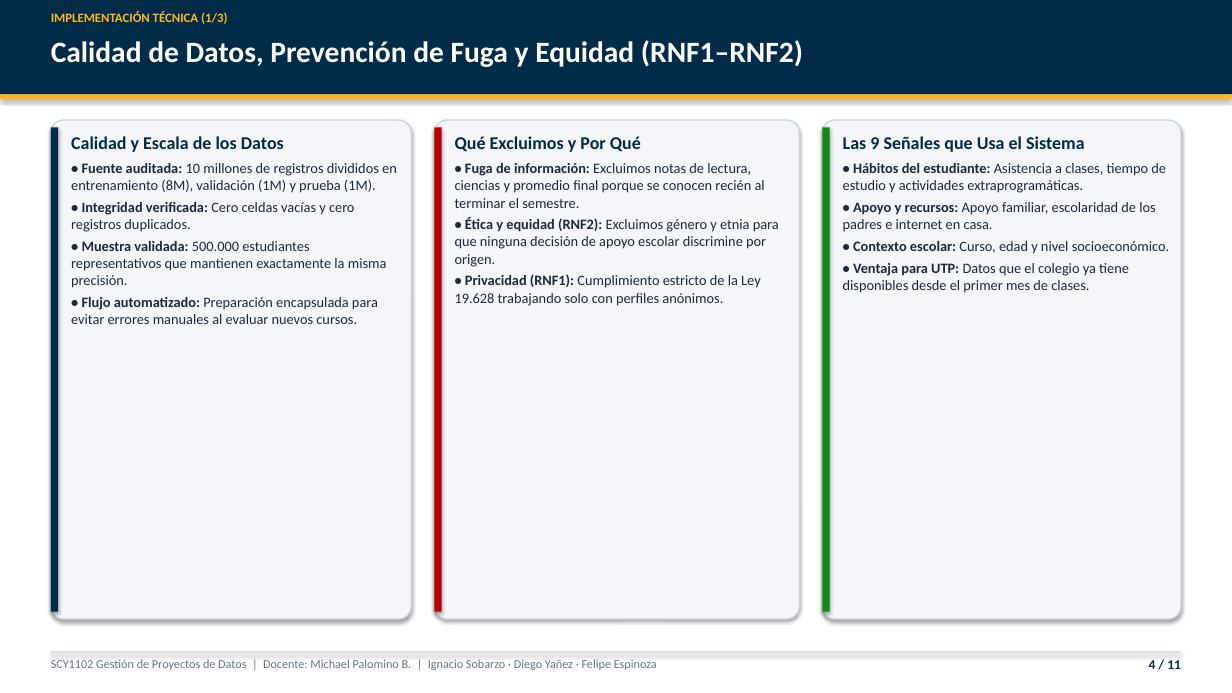
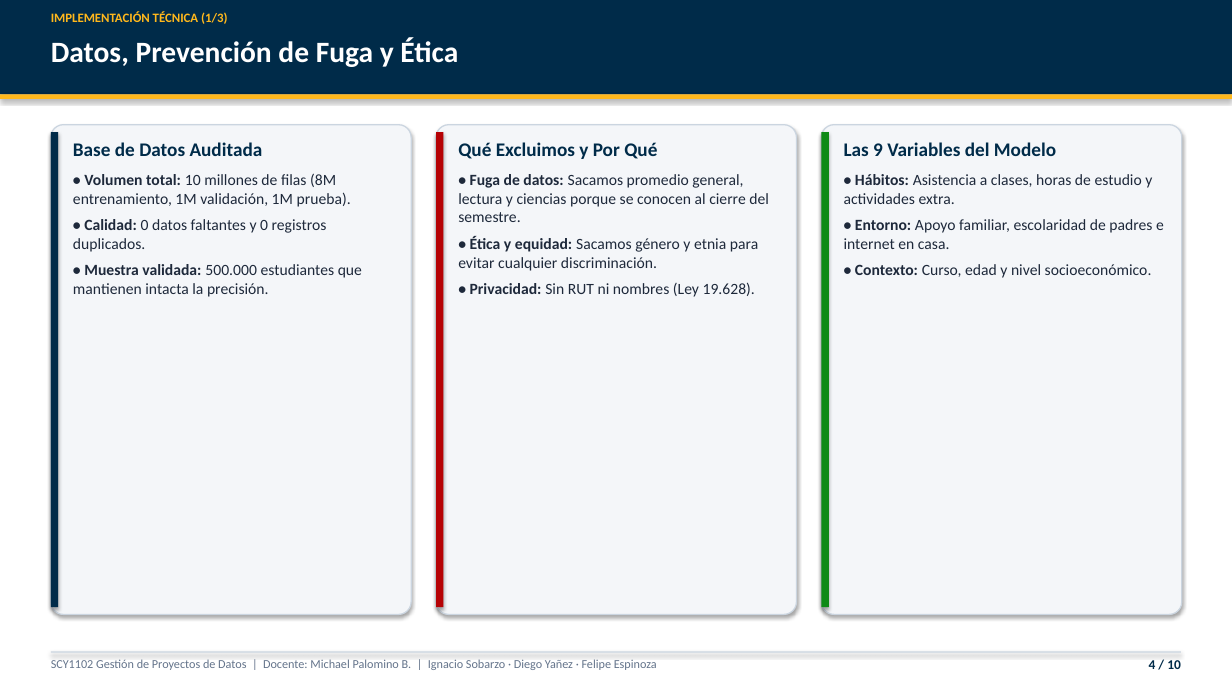
Before and after one commit to IjnacioS/Gestion, a slide deck: slide 4 of docs/entregables/Presentacion_EP6_Caso1_Matematicas.pptx. Drawn at 1232x693 pixels with LibreOffice and Linux fonts; fonts in the diff are those of the drawing. Boxes give left, top, right and bottom in pixels: in the first picture for what was removed or moved away, otherwise in the second. Text is boxed around its words. In the diff, an @@ line names an element or a change of style, - is before the commit and + after.

```diff
--- a/docs/entregables/Presentacion_EP6_Caso1_Matematicas.pptx
+++ b/docs/entregables/Presentacion_EP6_Caso1_Matematicas.pptx
@@ text at [51, 38, 458, 67]: text changed @@
-Calidad de Datos, Prevención de Fuga y Equidad (RNF1–RNF2)
+Datos, Prevención de Fuga y Ética
@@ rounded rectangle: place and size @@
-rounded rectangle at [51, 120, 411, 619]
+rounded rectangle at [51, 125, 411, 615]
@@ rectangle: place and size @@
-rectangle at [51, 128, 58, 612]
+rectangle at [51, 132, 58, 607]
@@ text at [73, 142, 362, 297]: text changed; size 11.2 to 12.2 pt @@
-Calidad y Escala de los Datos
-• Fuente auditada: 10 millones de registros divididos en entrenamiento (8M), validación (1M) y prueba (1M).
-• Integridad verificada: Cero celdas vacías y cero registros duplicados.
-• Muestra validada: 500.000 estudiantes representativos que mantienen exactamente la misma precisión.
-• Flujo automatizado: Preparación encapsulada para evitar errores manuales al evaluar nuevos cursos.
+Base de Datos Auditada
+• Volumen total: 10 millones de filas (8M entrenamiento, 1M validación, 1M prueba).
+• Calidad: 0 datos faltantes y 0 registros duplicados.
+• Muestra validada: 500.000 estudiantes que mantienen intacta la precisión.
@@ rounded rectangle: place and size @@
-rounded rectangle at [434, 120, 799, 619]
+rounded rectangle at [436, 125, 797, 615]
@@ rectangle: place and size @@
-rectangle at [434, 128, 442, 612]
+rectangle at [436, 132, 444, 607]
@@ text at [458, 142, 657, 159]: size 14 to 15 pt in "Qué Excluimos y Por Qué"; more space between paragraphs @@
@@ rounded rectangle: place and size @@
-rounded rectangle at [823, 120, 1181, 619]
+rounded rectangle at [822, 125, 1182, 615]
@@ rectangle: place and size @@
-rectangle at [823, 128, 830, 612]
+rectangle at [822, 132, 829, 607]
@@ text at [844, 142, 1164, 278]: text changed; size 11.2 to 12.2 pt @@
-Las 9 Señales que Usa el Sistema
-• Hábitos del estudiante: Asistencia a clases, tiempo de estudio y actividades extraprogramáticas.
-• Apoyo y recursos: Apoyo familiar, escolaridad de los padres e internet en casa.
-• Contexto escolar: Curso, edad y nivel socioeconómico.
-• Ventaja para UTP: Datos que el colegio ya tiene disponibles desde el primer mes de clases.
+Las 9 Variables del Modelo
+• Hábitos: Asistencia a clases, horas de estudio y actividades extra.
+• Entorno: Apoyo familiar, escolaridad de padres e internet en casa.
+• Contexto: Curso, edad y nivel socioeconómico.
@@ text at [458, 174, 769, 297]: text changed; size 11.2 to 12.2 pt @@
-• Fuga de información: Excluimos notas de lectura, ciencias y promedio final porque se conocen recién al terminar el semestre.
-• Ética y equidad (RNF2): Excluimos género y etnia para que ninguna decisión de apoyo escolar discrimine por origen.
-• Privacidad (RNF1): Cumplimiento estricto de la Ley 19.628 trabajando solo con perfiles anónimos.
+• Fuga de datos: Sacamos promedio general, lectura y ciencias porque se conocen al cierre del semestre.
+• Ética y equidad: Sacamos género y etnia para evitar cualquier discriminación.
+• Privacidad: Sin RUT ni nombres (Ley 19.628).
@@ text at [1149, 660, 1181, 669]: text changed @@
-4 / 11
+4 / 10
```
Also in this commit, not shown: 8 other slides changed, 1 slide added, 2 slides removed, 5 other files.
